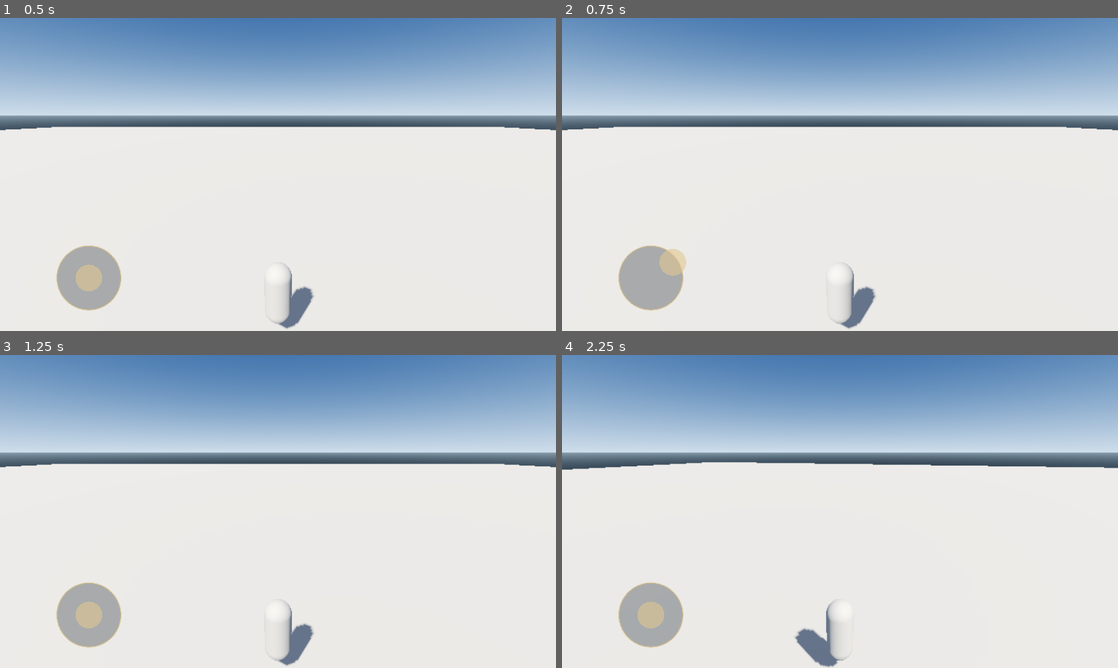
Above: before the commit, frames 1-4 (two rows, left to right).
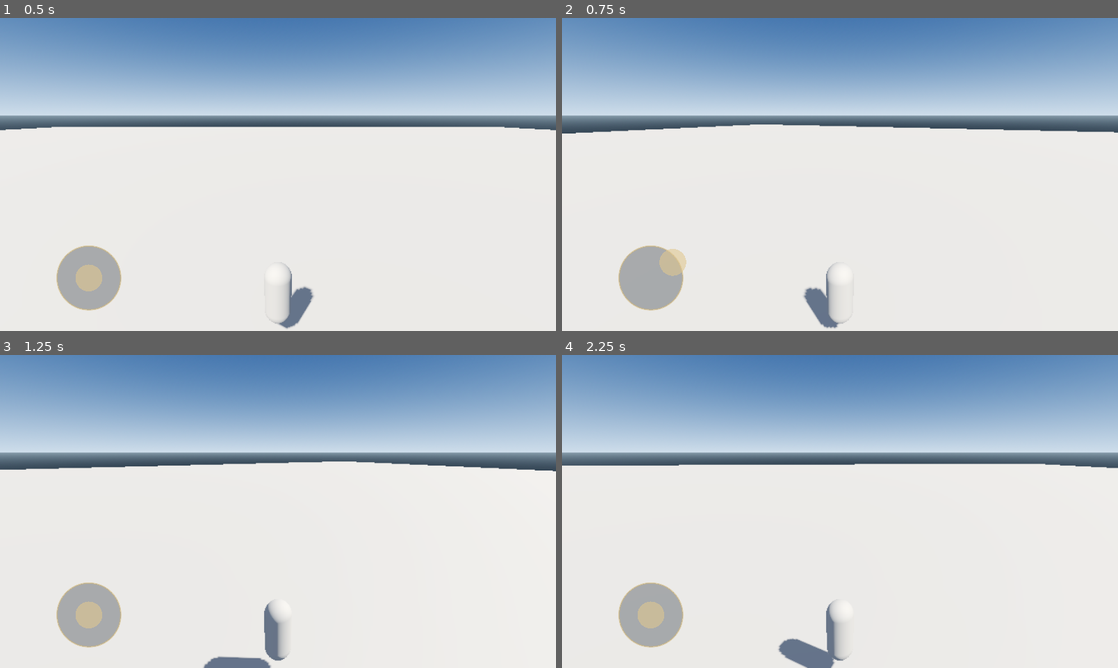
Above: after the commit, the same moments.

Repository: itok1234/FAMILY-COLONY
Game: Godot game, scene res://scenes/world.tscn
Same seed, same stepped clock (60 frames per second), same inputs: the game is played once before the commit and once after it.
Inputs (mouse positions are in pixels of both pictures, inside the frame that each line leads up to):
- Up to frame 1 (0.5 s): no input
- Up to frame 2 (0.75 s): tap Enter at 0.5 s; drag from (650, 277) to (895, 105) at 0.52 s
- Up to frame 3 (1.25 s): no input
- Up to frame 4 (2.25 s): drag from (728, 527) to (812, 574) at 1.27 s; tap Space at 2 s; move the mouse to (895, 442) at 2.02 s; hold D (move_right) from 2.03 s (still down)

Frame 1 is identical in both runs. In frame 2, 2.0% of the frame differs, in the area x 0-100%, y 34-100%; in frame 3, 2.3%; in frame 4, 1.5%.

Commit message:
Connect Android touch joystick to player movement

Diff:
--- a/godot_world/scripts/player_controller.gd
+++ b/godot_world/scripts/player_controller.gd
@@ -1,5 +1,5 @@
 extends CharacterBody3D
-## Desktop/editor movement test. Touch controls will be added for Android.
+## Hybrid desktop + Android touch movement controller.
 
 @export var walk_speed: float = 4.5
 @export var acceleration: float = 14.0
@@ -8,9 +8,14 @@
 
 func _physics_process(delta: float) -> void:
 	var input_vector := Input.get_vector("move_left", "move_right", "move_forward", "move_back")
+	var joystick := get_tree().get_first_node_in_group("mobile_joystick")
+	if joystick != null and joystick.has_method("get_output"):
+		var touch_input: Vector2 = joystick.get_output()
+		if touch_input.length_squared() > 0.001:
+			input_vector = touch_input
+
 	var direction := Vector3(input_vector.x, 0.0, input_vector.y).normalized()
 	var target_velocity := direction * walk_speed
-
 	velocity.x = move_toward(velocity.x, target_velocity.x, acceleration * delta)
 	velocity.z = move_toward(velocity.z, target_velocity.z, acceleration * delta)
 
